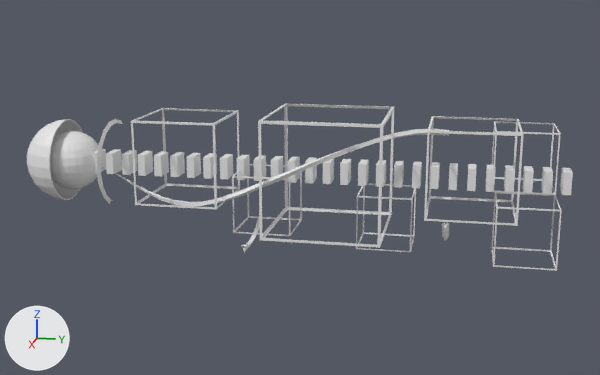
The OBJ model Assets/Models/UpperArm/bras_0003.obj as it was, and as the next commit left it.
Before and after are seen from a 50 mm camera at (1.254, 0.279, 0.285) aimed at (-0.024, 0.023, -0.035). The lights are fixed; the arrows at lower left show +X, +Y and +Z. Where no turn or scale is listed for an object, it has been applied to the vertices. Vertices at the same position are counted once.

The older version as bpy lines, for what is in view:
```python
me_bras_0003 = bpy.data.meshes.new('bras_0003')
me_bras_0003.from_pydata(...)  # 1085 vertices, 992 faces; spans x -0.148..0.091, y -0.431..0.436, z -0.144..0.091
ob_bras_0003 = bpy.data.objects.new('bras_0003', me_bras_0003)
ob_bras_0003.location = (0.0, 0.0, 0.0)
```
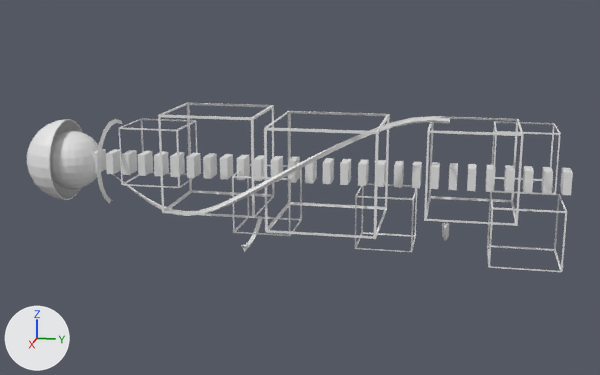
Boxes (x1, y1, x2, y2) around the edits, measured in the pictures (600 x 375 px; the box of a moved part takes in the faces that stretch with it):
'bras_0003', reshaped
    before: (27, 104, 573, 271)
    after: (27, 103, 573, 272)
part 1 of me_bras_0003, moved or reshaped
    before: (258, 104, 395, 248)
    after: (119, 119, 197, 188)
part 2 of me_bras_0003, moved or reshaped
    before: (491, 192, 562, 271)
    after: (487, 192, 567, 272)
part 3 of me_bras_0003, moved or reshaped
    before: (131, 108, 240, 210)
    after: (158, 103, 274, 218)
part 4 of me_bras_0003, moved or reshaped
    before: (356, 184, 416, 252)
    after: (355, 184, 417, 252)
part 5 of me_bras_0003, added
    after: (264, 111, 390, 239)
part 6 of me_bras_0003, rebuilt (29% taller)
    before: (102, 129, 449, 206)
    after: (102, 116, 450, 216)

Patch to the scene script:
```diff
--- a/Assets/Models/UpperArm/bras_0003.obj.py
+++ b/Assets/Models/UpperArm/bras_0003.obj.py
@@ me_bras_0003 @@
 # used by ob_bras_0003; location = (0.0, 0.0, 0.0)
-me_bras_0003.from_pydata(...)  # 1085 vertices, 992 faces; spans x -0.148..0.091, y -0.431..0.436, z -0.144..0.091
+me_bras_0003.from_pydata(...)  # 1117 vertices, 1017 faces; spans x -0.148..0.103, y -0.431..0.436, z -0.144..0.094
+# me_bras_0003 part 1: the loose piece of 32 vertices spanning x -0.091..0.091, y -0.016..0.166, z -0.091..0.091 is scaled about its middle by (0.5, 0.524, 0.5), then moved by (0.025, -0.269, 0.024)
+# me_bras_0003 part 2: the loose piece of 32 vertices spanning x -0.033..0.058, y 0.329..0.419, z -0.12..-0.029 is scaled about its middle by (1.14, 1.15, 1)
+# me_bras_0003 part 3: the loose piece of 32 vertices spanning x -0.052..0.082, y -0.216..-0.085, z -0.049..0.083 is scaled about its middle by (1, 1.12, 1.16), then moved by (0.0, 0.051, 0.0)
+# me_bras_0003 part 4: the loose piece of 32 vertices spanning x -0.148..-0.057, y 0.111..0.202, z -0.144..-0.053 is scaled about its middle by (1, 1.05, 1)
+# me_bras_0003 part 5: the loose piece of 32 vertices spanning x -0.091..0.091, y -0.016..0.166, z -0.091..0.091 is copied, and the copy is scaled about its middle by (0.931, 0.923, 0.878); it spans x -0.085..0.085, y -0.009..0.159, z -0.08..0.08
+# me_bras_0003 part 6: the loose piece of 98 vertices spanning x -0.003..0.083, y -0.353..0.256, z -0.057..0.076 is rebuilt with 98 vertices and now spans x -0.002..0.103, y -0.353..0.256, z -0.07..0.094
```
